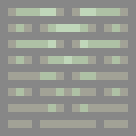
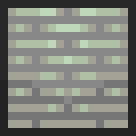
Layered file, before and after one edit (136x136). Changes by layer:
added layer "Layer 4" (80%) above "Layer 3" over [0, 0, 136, 136]
added layer "Layer 3" (50%) above "Gradient Map 1" over [0, 80, 136, 136]
